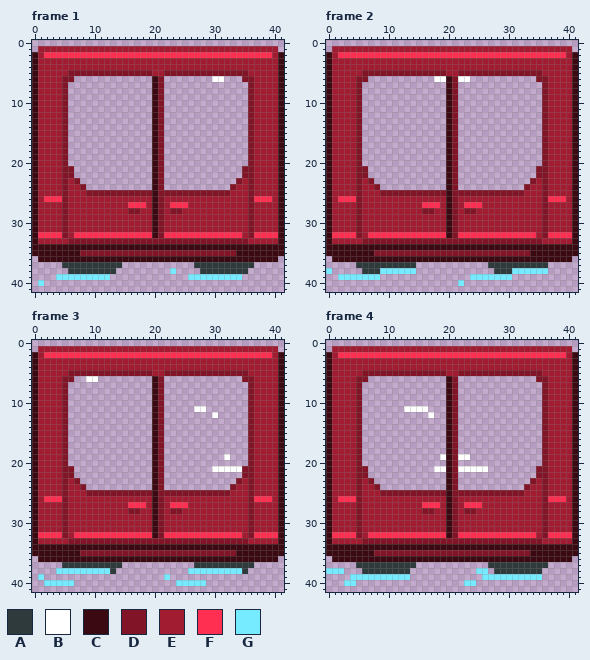
Animated GIF sprite: src/assets/train_door.gif. That is the earlier state.
The file is 84x84 pixels, drawn in blocks of 2x2; one block is one cell here. Shown: frame 1, frame 2, frame 3, frame 4. The commit also changed other frames, which this record leaves out.
Palette (. is transparent): A #2f3a3c  B #ffffff  C #3a0911  D #811426  E #a11b31  F #ff2f51  G #76eaff
Once edited:
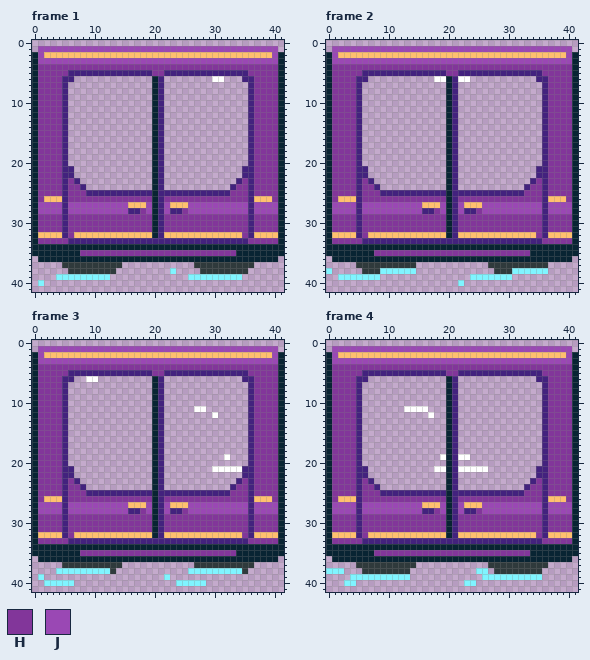
Colours new in this view: H #82369a  J #9a48b4
From old to new:
Colour C changes from #3a0911 to #082433.
Colour D changes from #811426 to #43227e.
Colour F changes from #ff2f51 to #ffc06f.
Colour G changes from #76eaff to #80f4ff.
Frame 1:
Colour D gives way to colour H in row 35 at x 8 to 33.
Colour E gives way to colour H in row 4 at x 1 to 40; in row 5 at x 1 to 5, 20 to 21 and 36 to 40; in rows 6 to 22 at x 1 to 4 and 37 to 40; in row 23 at x 1 to 4, 6, 35 and 37 to 40; in row 24 at x 1 to 4, 6 to 7, 34 to 35 and 37 to 40; in row 25 at x 1 to 4, 6 to 8, 33 to 35 and 37 to 40.
Colour E gives way to colour H in row 26 at x 1, 6 to 19, 22 to 35 and 40; in row 28 at x 18 and 25; in rows 29 to 31 at x 1 to 4, 6 to 19, 22 to 35 and 37 to 40; in row 32 at x 6 and 35; in row 33 at x 1 to 5 and 36 to 40.
Colour E gives way to colour J in row 1 at x 1 to 40; in row 2 at x 1 and 40; in row 3 at x 1 to 40; in rows 27 to 28 at x 1 to 4, 6 to 15, 19, 22, 26 to 35 and 37 to 40.
Frame 2: the same change as frame 1
Frame 3: the same change as frame 1
Frame 4: the same change as frame 1
Boxes around the changes in both pictures, in picture pixels (x1, y1, x2, y2):
changed: (32, 46, 284, 286)
changed: (326, 46, 578, 286)
changed: (32, 346, 284, 586)
changed: (326, 346, 578, 586)
